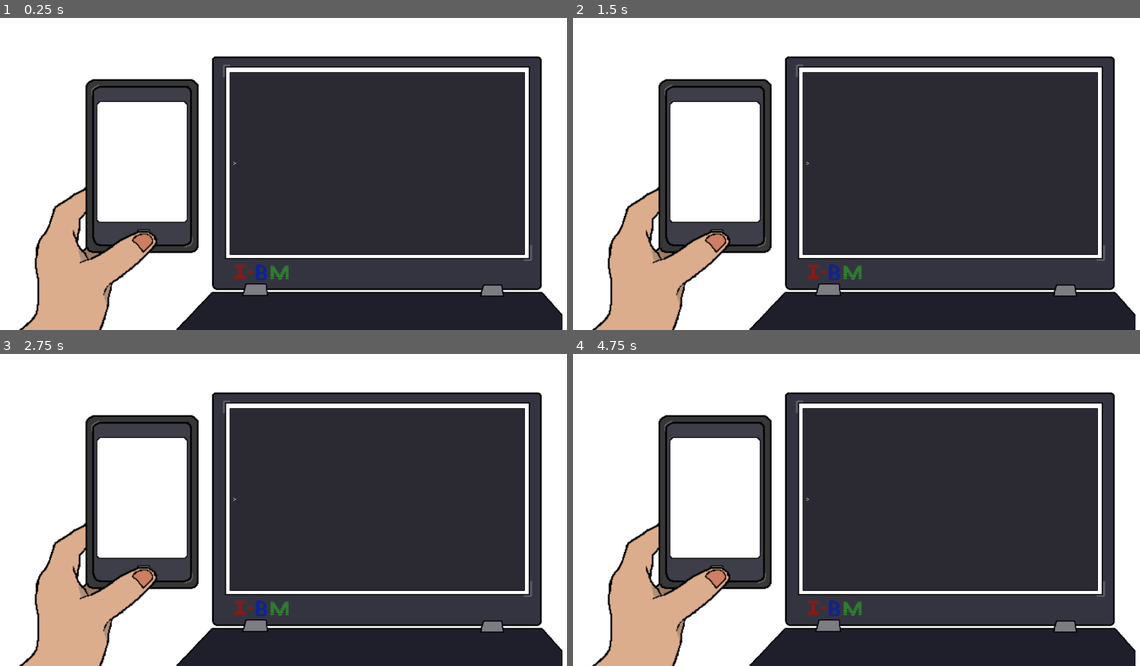
Above: before the commit, frames 1-4 (two rows, left to right).
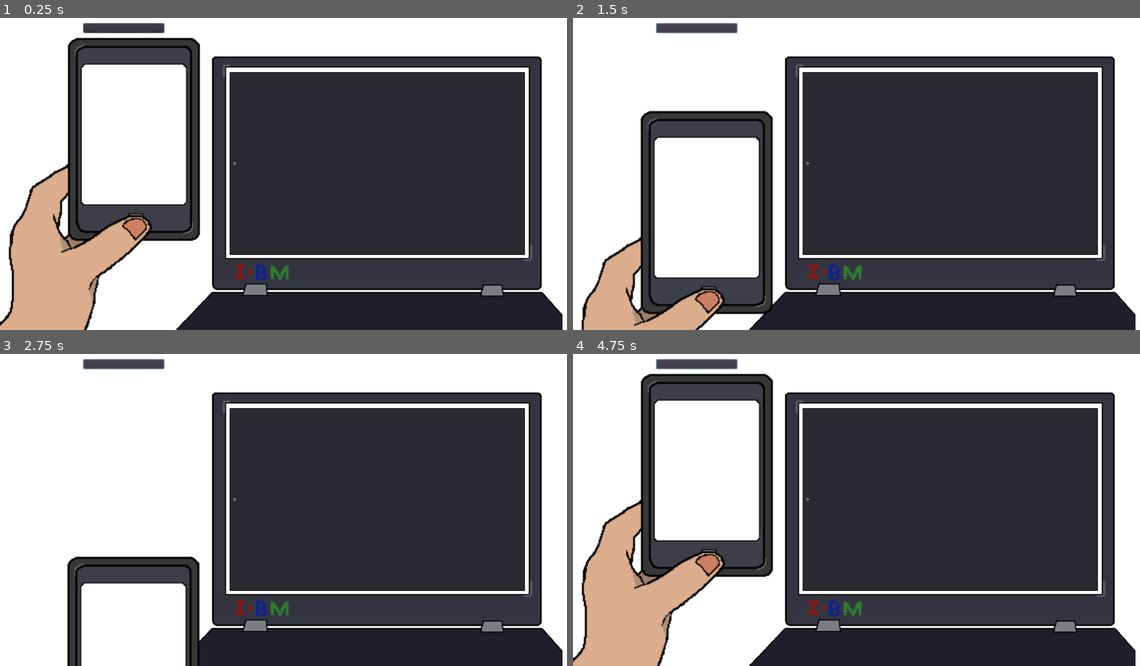
Above: after the commit, the same moments.

Repository: Epitrochoid/ludum-dare-40
Game: Godot game, scene res://Container.tscn
The game is run twice, just before and just after one commit, with the same random seed, the same clock (stepped at 60 frames per second) and the same inputs.
Inputs (mouse positions are in pixels of both pictures, inside the frame that each line leads up to):
- Up to frame 1 (0.25 s): no input
- Up to frame 2 (1.5 s): click (697, 27) at 0.52 s; click (697, 27) at 1.27 s
- Up to frame 3 (2.75 s): click (124, 363) at 2.02 s
- Up to frame 4 (4.75 s): tap Enter at 2.75, 4.25 s; tap Space at 3.5 s

The runs differ from the first frame. In frame 1, 13% of the frame differs, in the area x 0-36%, y 1-100%; in frame 2, 14%, in the area x 1-36%, y 1-100%; in frame 3, 10%; in frame 4, 13%.

Commit message:
Add phone tweening

Diff:
--- /dev/null
+++ b/Button.gd
@@ -0,0 +1,2 @@
+func _pressed ():
+  emit_signal("pressed")
--- /dev/null
+++ b/ColorRect.gd
@@ -0,0 +1,62 @@
+extends ColorRect
+
+# class member variables go here, for example:
+# var a = 2
+# var b = "textvar"
+
+onready var button = get_node("Button")
+onready var tween = get_node("Tween")
+onready var phone = get_node("Phone")
+
+var in_view_pos = Vector2(145, 410)
+var out_of_view_pos = Vector2(144, 800)
+
+enum PHONE_POSITION {
+  IN_VIEW,
+  OUT_OF_VIEW
+}
+
+var tween_speed = 0.25
+var position_prop = "position"
+
+var is_tweening = false
+var current_position = PHONE_POSITION.IN_VIEW
+
+# Simple helper function for moving the phone vertically
+func move_phone (start_pos, end_pos):
+  tween.interpolate_property(
+    phone,
+    position_prop,
+    start_pos,
+    end_pos,
+    tween_speed,
+    Tween.TRANS_LINEAR,
+    Tween.EASE_IN_OUT
+  )
+  tween.start()
+
+# handles button presses
+func on_button_press ():
+  print(is_tweening)
+  if (!is_tweening):
+    if (current_position == PHONE_POSITION.IN_VIEW):
+      move_phone(in_view_pos, out_of_view_pos)
+      current_position = PHONE_POSITION.OUT_OF_VIEW
+    else:
+      move_phone(out_of_view_pos, in_view_pos)
+      current_position = PHONE_POSITION.IN_VIEW
+
+func on_tween_start ():
+  print("tween start")
+  is_tweening = true
+
+func on_tween_complete ():
+  print("tween complete")
+  is_tweening = false
+
+# Connect the button to the press handler as
+# soon as this view is ready
+func _ready ():
+  button.connect("pressed", self, "on_button_press")
+  tween.connect("tween_start", self, "on_tween_start")
+  tween.connect("tween_complete", self, "on_tween_complete")
--- a/Container.tscn
+++ b/Container.tscn
@@ -1,8 +1,9 @@
-[gd_scene load_steps=5 format=2]
+[gd_scene load_steps=6 format=2]
 
-[ext_resource path="res://assets/laptop_colored.png" type="Texture" id=1]
-[ext_resource path="res://LineEdit.gd" type="Script" id=2]
-[ext_resource path="res://assets/phone_with_hand_color.png" type="Texture" id=3]
+[ext_resource path="res://ColorRect.gd" type="Script" id=1]
+[ext_resource path="res://assets/laptop_colored.png" type="Texture" id=2]
+[ext_resource path="res://LineEdit.gd" type="Script" id=3]
+[ext_resource path="res://assets/phone_with_hand_color.png" type="Texture" id=4]
 
 [sub_resource type="CanvasItemMaterial" id=1]
 
@@ -27,6 +28,7 @@
 
 [node name="ColorRect" type="ColorRect" parent="."]
 
+use_parent_material = true
 anchor_left = 0.0
 anchor_top = 0.0
 anchor_right = 0.0
@@ -39,6 +41,7 @@
 size_flags_horizontal = 1
 size_flags_vertical = 1
 color = Color( 1, 1, 1, 1 )
+script = ExtResource( 1 )
 __meta__ = {
 "_edit_lock_": true
 }
@@ -69,11 +72,40 @@
 caret_blink = false
 caret_blink_speed = 0.65
 context_menu_enabled = true
-script = ExtResource( 2 )
+script = ExtResource( 3 )
 
 [node name="Phone" type="Sprite" parent="ColorRect"]
 
-position = Vector2( 182.461, 453.121 )
-scale = Vector2( 1.8, 1.8 )
+position = Vector2( 145, 410 )
+scale = Vector2( 2.1, 2.1 )
 z = 2
-texture = ExtResource( 3 )
+z_as_relative = false
+texture = ExtResource( 4 )
+
+[node name="Button" type="Button" parent="ColorRect"]
+
+anchor_left = 0.0
+anchor_top = 0.0
+anchor_right = 0.0
+anchor_bottom = 0.0
+margin_left = 178.0
+margin_top = 66.0
+margin_right = 350.0
+margin_bottom = 86.0
+rect_pivot_offset = Vector2( 0, 0 )
+rect_clip_content = false
+mouse_filter = 0
+size_flags_horizontal = 1
+size_flags_vertical = 1
+toggle_mode = false
+enabled_focus_mode = 2
+shortcut = null
+group = null
+flat = false
+
+[node name="Tween" type="Tween" parent="ColorRect"]
+
+playback_process_mode = 1
+playback/active = true
+playback/repeat = false
+playback/speed = 1.0
--- a/project.godot
+++ b/project.godot
@@ -18,10 +18,6 @@
 
 window/size/width=1280
 window/size/height=720
-window/size/fullscreen=true
-window/stretch/mode="viewport"
-window/stretch/aspect="keep"
-window/stretch/shrink="1"
 
 [gdnative]
 
Not shown: 1 places in Container.tscn that only renumber resources
